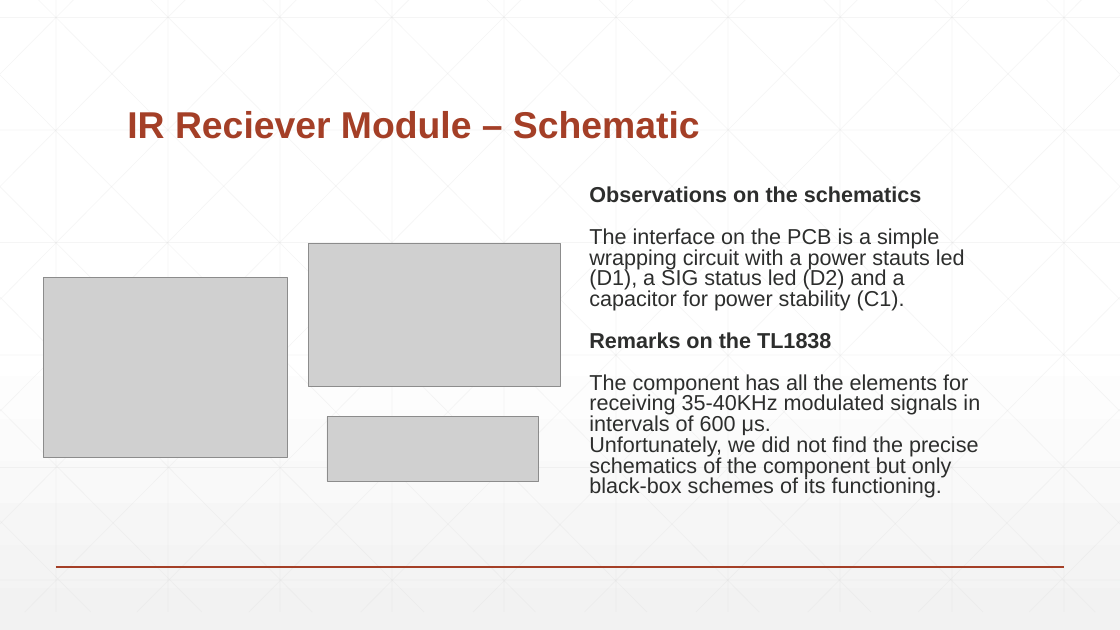
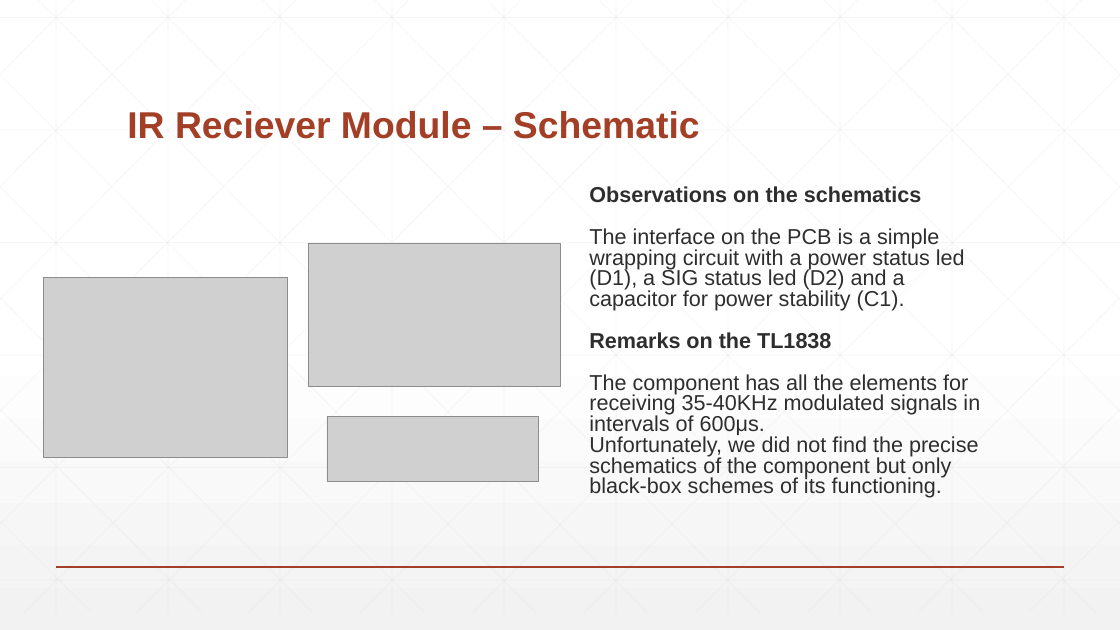
Before and after one commit to filippocastelli/uolli, a slide deck: slide 10 of Hardware_description.pptx. Drawn at 1120x630 pixels with LibreOffice and Linux fonts; fonts in the diff are those of the drawing; grey boxes stand for pictures. Boxes give left, top, right and bottom in pixels: in the first picture for what was removed or moved away, otherwise in the second. Text is boxed around its words. In the diff, an @@ line names an element or a change of style, - is before the commit and + after.

Commit message:
Finished!

```diff
--- a/Hardware_description.pptx
+++ b/Hardware_description.pptx
@@ text at <box>589,228,965,311</box>: text changed @@
-The interface on the PCB is a simple wrapping circuit with a power stauts led (D1), a SIG status led (D2) and a capacitor for power stability (C1).
+The interface on the PCB is a simple wrapping circuit with a power status led (D1), a SIG status led (D2) and a capacitor for power stability (C1).
@@ text at <box>589,374,980,498</box>: spaces changed @@
-The component has all the elements for receiving 35-40KHz modulated signals in intervals of 600 μs.
-Unfortunately, we did not find the precise schematics of the component but only black-box schemes of its functioning.
+The component has all the elements for receiving 35-40KHz modulated signals in intervals of 600μs.
+Unfortunately, we did not find the precise schematics of the component but only black-box schemes of its functioning.
```
Also in this commit, not shown: 3 other slides changed, 2 slides added, 3 slides removed.
